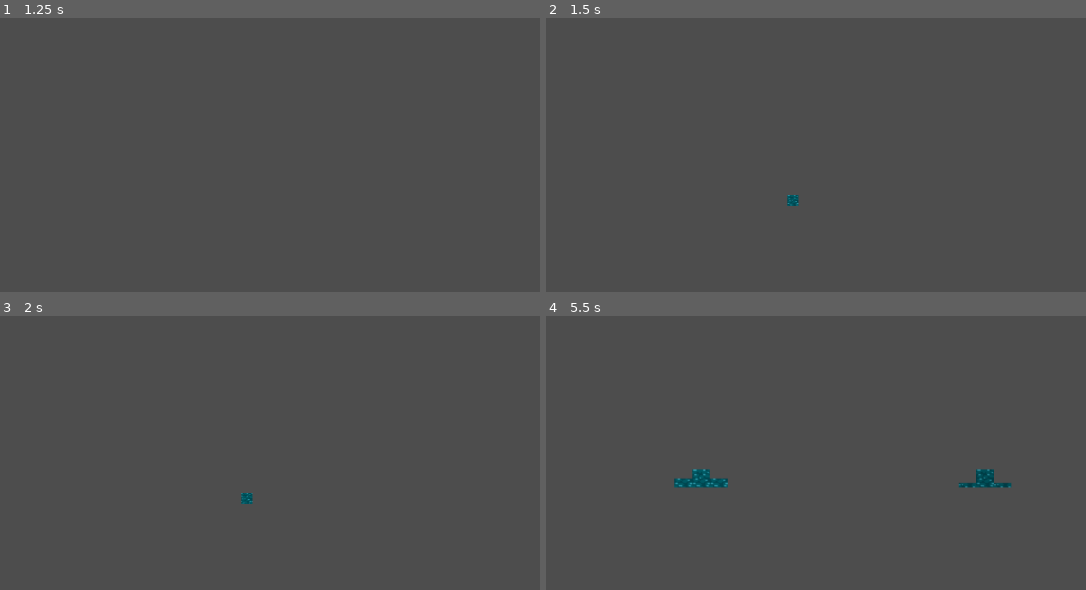
Above: before the commit, frames 1-4 (two rows, left to right).
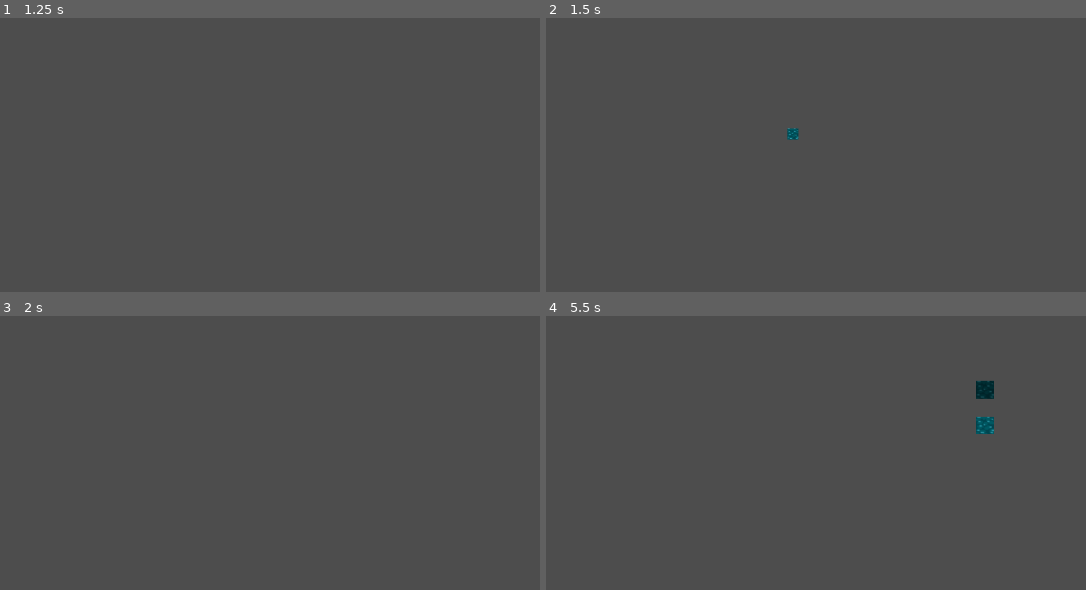
Above: after the commit, the same moments.

Repository: ValentinBirth/Korallenwachstum
Game: Godot game, scene res://main.tscn
Two runs of this game, one before a commit and one after it. Both use one fixed random seed, a clock stepped at 60 frames per second and the inputs below.
Inputs (mouse positions are in pixels of both pictures, inside the frame that each line leads up to):
- Up to frame 1 (1.25 s): tap Enter at 0.5 s; move the mouse to (outside the picture) at 0.52 s; hold Right (ui_right) from 0.53 s (still down); click (outside the picture) at 0.6 s; right-click (outside the picture) at 0.8 s
- Up to frame 2 (1.5 s): release Right (ui_right) at 1.25 s; tap Space at 1.25 s; drag from (783, 89) to (907, 157) at 1.27 s
- Up to frame 3 (2 s): no input
- Up to frame 4 (5.5 s): tap Enter at 2, 3.5 s; move the mouse to (outside the picture) at 2.02 s; hold Right (ui_right) 2.03-2.75 s; click (outside the picture) at 2.1 s; right-click (outside the picture) at 2.3 s; tap Space at 2.75 s; drag from (907, 455) to (outside the picture) at 2.77 s; move the mouse to (outside the picture) at 3.52 s; hold Left (ui_left) 3.53-4.25 s; tap Mouse wheel up (zoom_in) at 3.6 s; right-click (outside the picture) at 3.8 s; drag from (outside the picture) to (outside the picture) at 4.27 s; move the mouse to (983, 365) at 5.02 s; hold Down (ui_down) from 5.03 s (still down); click (983, 365) at 5.1 s; right-click (983, 365) at 5.3 s

Frame 1 is identical in both runs. In frame 2, 0.2% of the frame differs, in the area x 44-47%, y 40-69%; in frame 3, less than 0.1%; in frame 4, 1.2%, in the area x 23-87%, y 23-63%.

Commit message:
Verbesserte Wassersimulation
Wasser versucht bei Seitswärtsbewegungen nun in allen Zellen ein Gleichgewicht herzustellen

Diff:
--- a/WaterSimulation.gd
+++ b/WaterSimulation.gd
@@ -76,46 +76,81 @@
 	salt_grid = next_salt_grid
 	next_salt_grid = temp
 
+# Helper function to handle water and salt movement
+func apply_flow(from_x: int, from_y: int, to_x: int, to_y: int, water_amount: float, total_space: float, salt_amount: float) -> void:
+	# Only move if there's available space and a non-zero flow
+	var flow = min(water_amount, total_space)
+	if flow <= 0:  # Don't flow if there's no space or no water to move
+		return
+
+	var salt_flow = salt_amount * (flow / water_amount) if water_amount > 0 else 0.0
+
+	# Apply flow to the grids
+	next_grid[from_y][from_x] -= flow
+	next_grid[to_y][to_x] += flow
+	next_salt_grid[from_y][from_x] -= salt_flow
+	next_salt_grid[to_y][to_x] += salt_flow
+
+# Main function for moving water
 func move_water(x: int, y: int):
 	var water_amount = grid[y][x]
 	if water_amount <= 0:
 		return
 
-	# Move down if possible
-	if y + 1 < GRID_HEIGHT and grid[y + 1][x] < 1.0:
-		var flow = min(water_amount, 1.0 - grid[y + 1][x])
-		var salt_flow = salt_grid[y][x] * (flow / water_amount)
-		next_grid[y][x] -= flow
-		next_grid[y + 1][x] += flow
-		next_salt_grid[y][x] -= salt_flow
-		next_salt_grid[y + 1][x] += salt_flow
-	# Move sideways if blocked
-	elif y + 1 < GRID_HEIGHT:
-		var move_left = x > 0 and grid[y][x - 1] < 1.0
-		var move_right = x < GRID_WIDTH - 1 and grid[y][x + 1] < 1.0
-		if move_left and move_right:
-			var flow = water_amount / 2.0
-			var salt_flow = salt_grid[y][x] * (flow / water_amount)
-			next_grid[y][x] -= flow
-			next_grid[y][x - 1] += flow / 2
-			next_grid[y][x + 1] += flow / 2
-			next_salt_grid[y][x] -= salt_flow
-			next_salt_grid[y][x - 1] += salt_flow / 2
-			next_salt_grid[y][x + 1] += salt_flow / 2
-		elif move_left:
-			var flow = min(water_amount, 1.0 - grid[y][x - 1])
-			var salt_flow = salt_grid[y][x] * (flow / water_amount)
-			next_grid[y][x] -= flow
-			next_grid[y][x - 1] += flow
-			next_salt_grid[y][x] -= salt_flow
-			next_salt_grid[y][x - 1] += salt_flow
-		elif move_right:
-			var flow = min(water_amount, 1.0 - grid[y][x + 1])
-			var salt_flow = salt_grid[y][x] * (flow / water_amount)
-			next_grid[y][x] -= flow
-			next_grid[y][x + 1] += flow
-			next_salt_grid[y][x] -= salt_flow
-			next_salt_grid[y][x + 1] += salt_flow
+	# Try to move down if possible
+	if y + 1 < GRID_HEIGHT and grid[y + 1][x] < 1.0:  # Only move down if there is space
+		var flow_amount = min(water_amount, 1.0 - grid[y + 1][x])  # Flow amount depends on available space
+		if flow_amount > 0:  # Only move if there is actual space to flow
+			apply_flow(x, y, x, y + 1, water_amount, 1.0 - grid[y + 1][x], salt_grid[y][x])
+			return  # Exit early after downward movement
+
+	# If downwards movement is blocked, try moving sideways
+	var move_left = x > 0 and grid[y][x - 1] < 1.0
+	var move_right = x < GRID_WIDTH - 1 and grid[y][x + 1] < 1.0
+
+	if move_left and move_right:
+		# Calculate total water in the current, left, and right cells
+		var total_water = water_amount + grid[y][x - 1] + grid[y][x + 1]
+		var target_level = total_water / 3.0  # Even out the water level between the 3 cells
+
+		# Calculate the water flow for each direction
+		var flow_left = max(0, target_level - grid[y][x - 1])
+		var flow_right = max(0, target_level - grid[y][x + 1])
+		var flow_current = water_amount - flow_left - flow_right
+
+		# Move water to left and right cells
+		apply_flow(x, y, x - 1, y, flow_left, 1.0 - grid[y][x - 1], salt_grid[y][x] * (flow_left / water_amount))
+		apply_flow(x, y, x + 1, y, flow_right, 1.0 - grid[y][x + 1], salt_grid[y][x] * (flow_right / water_amount))
+
+		# Keep the remaining water in the current cell
+		apply_flow(x, y, x, y, flow_current, 1.0 - grid[y][x], salt_grid[y][x] * (flow_current / water_amount))
+
+	elif move_left:
+		# Calculate total water in the current and left cells
+		var total_water = water_amount + grid[y][x - 1]
+		var target_level = total_water / 2.0  # Even out the water level between the current and left cell
+
+		# Calculate the water flow for the left direction
+		var flow_left = max(0, target_level - grid[y][x - 1])
+		var flow_current = water_amount - flow_left
+
+		# Move water to the left cell and keep the remaining water in the current cell
+		apply_flow(x, y, x - 1, y, flow_left, 1.0 - grid[y][x - 1], salt_grid[y][x] * (flow_left / water_amount))
+		apply_flow(x, y, x, y, flow_current, 1.0 - grid[y][x], salt_grid[y][x] * (flow_current / water_amount))
+
+	elif move_right:
+		# Calculate total water in the current and right cells
+		var total_water = water_amount + grid[y][x + 1]
+		var target_level = total_water / 2.0  # Even out the water level between the current and right cell
+
+		# Calculate the water flow for the right direction
+		var flow_right = max(0, target_level - grid[y][x + 1])
+		var flow_current = water_amount - flow_right
+
+		# Move water to the right cell and keep the remaining water in the current cell
+		apply_flow(x, y, x + 1, y, flow_right, 1.0 - grid[y][x + 1], salt_grid[y][x] * (flow_right / water_amount))
+		apply_flow(x, y, x, y, flow_current, 1.0 - grid[y][x], salt_grid[y][x] * (flow_current / water_amount))
+
 
 func diffuse_salt(x: int, y: int):
 	var salt_amount = salt_grid[y][x]
--- a/main.gd
+++ b/main.gd
@@ -16,7 +16,7 @@
 const GRID_HEIGHT: int = 30
 
 # Zeitsteuerung
-var step_time: float = 0.01
+var step_time: float = 0.05
 var time_since_last_step: float = 0.0
 
 func _ready():
@@ -75,11 +75,9 @@
 	if Input.is_action_just_pressed("left_click"):
 		var tile_coords = world_to_tile(get_global_mouse_position())
 		if is_within_bounds(tile_coords):
-			print("detected input at:" + str(tile_coords))
 			water_simulation.set_water(tile_coords,1)
 	if Input.is_action_just_pressed("right_click"):
 		var tile_coords = world_to_tile(get_global_mouse_position())
 		if is_within_bounds(tile_coords):
-			print("detected input at:" + str(tile_coords))
 			water_simulation.set_salt(tile_coords,1)
 			water_simulation.set_water(tile_coords,1)
